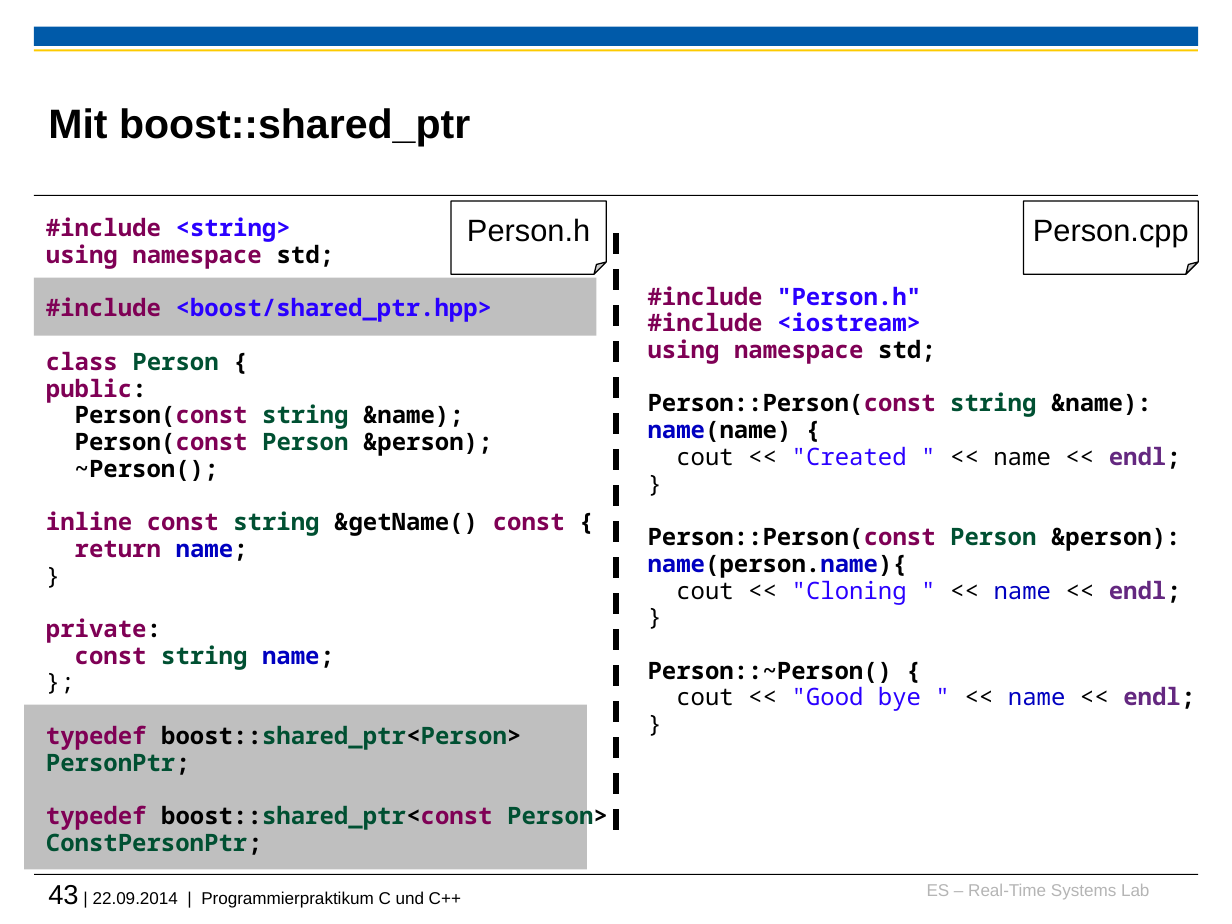
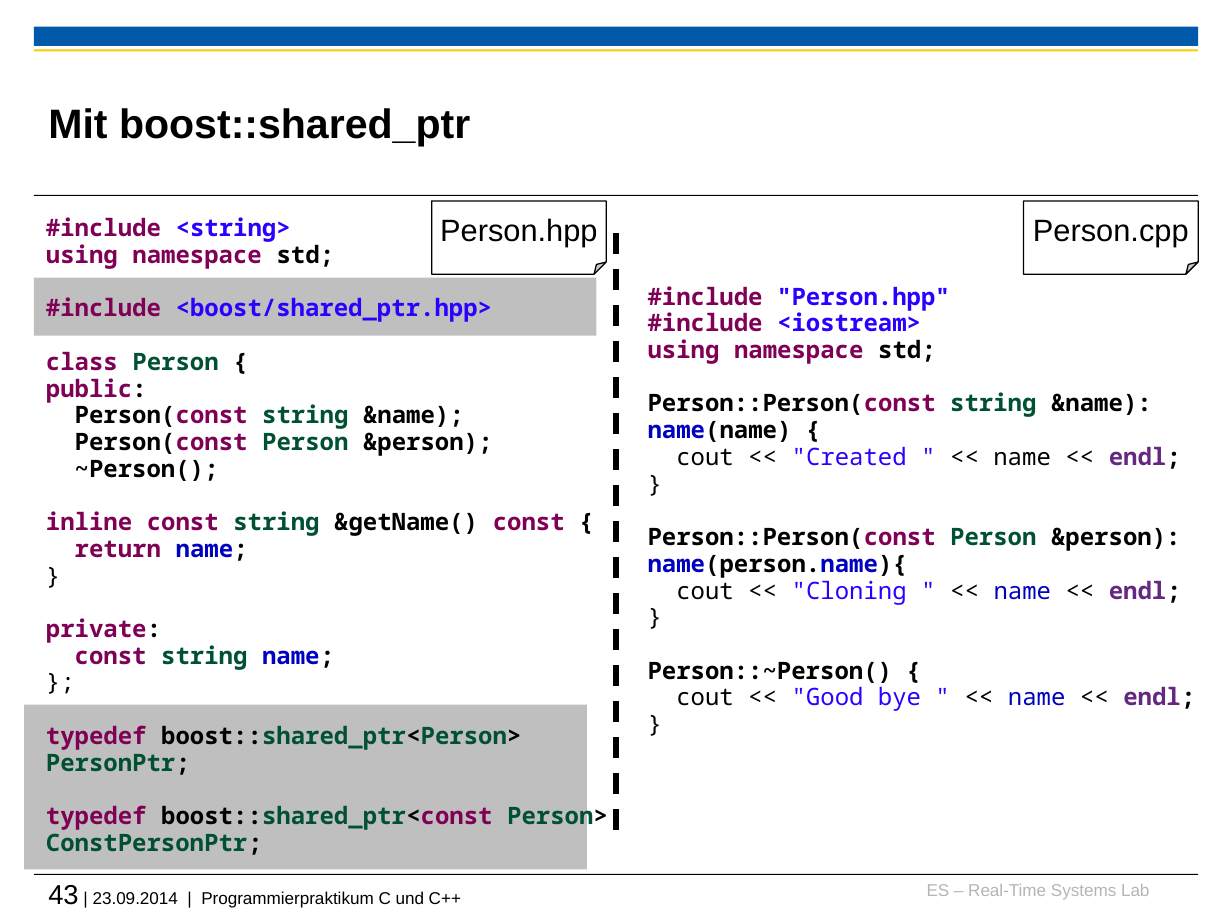
Before and after one commit to h82k/tud-cppp, a slide deck: slide 43 of Vorlesung/2 Speicherverwaltung.pptx. Drawn at 1232x924 pixels with LibreOffice and Linux fonts; fonts in the diff are those of the drawing; background and template pictures are left out. Boxes give left, top, right and bottom in pixels: in the first picture for what was removed or moved away, otherwise in the second. Text is boxed around its words. In the diff, an @@ line names an element or a change of style, - is before the commit and + after.

```diff
--- a/Vorlesung/2 Speicherverwaltung.pptx
+++ b/Vorlesung/2 Speicherverwaltung.pptx
@@ folded corner "Person.hpp" resized from (x1=451, y1=201, x2=606, y2=275) to (x1=431, y1=201, x2=606, y2=275) @@
@@ text in folded corner at (x1=440, y1=218, x2=597, y2=247): text changed @@
-Person.h
+Person.hpp
@@ text at (x1=648, y1=286, x2=950, y2=311): text changed @@
-#include "Person.h"
+#include "Person.hpp"
@@ text at (x1=48, y1=885, x2=461, y2=908): text changed @@
-43 | 22.09.2014 | Programmierpraktikum C und C++
+43 | 23.09.2014 | Programmierpraktikum C und C++
```
Also in this commit, not shown: 4 other slides changed, 5 other files.
